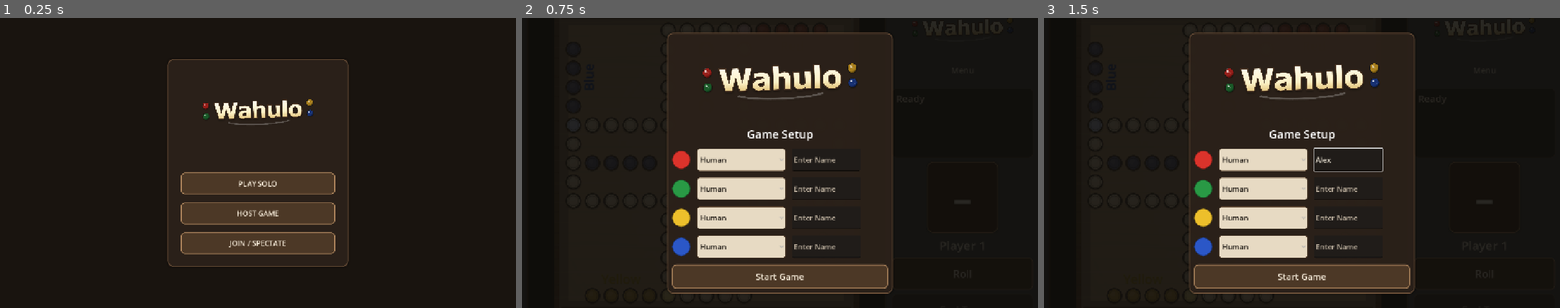
Above: before the commit, frames 1-3 (left to right).
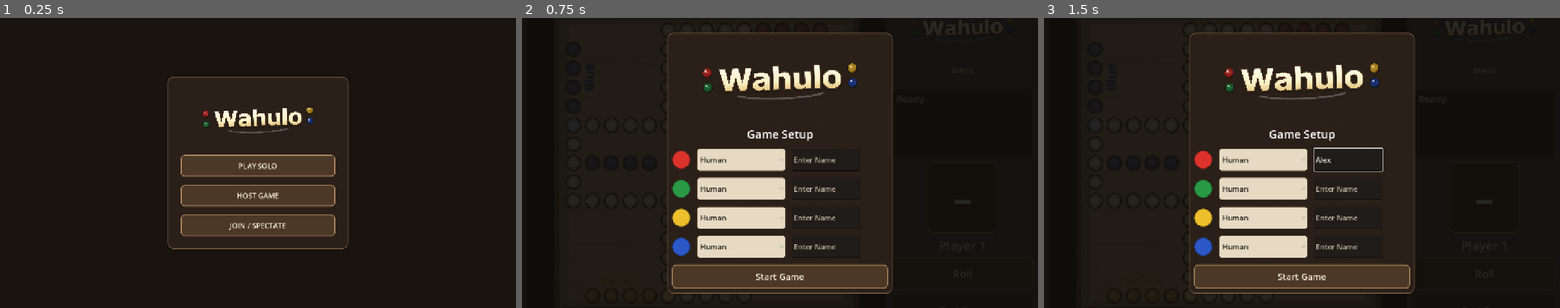
Above: after the commit, the same moments.

Repository: ItsTheMcCoy/wahoo-app
Game: Godot game, scene res://scenes/HomeScreen.tscn
The game is run twice, just before and just after one commit, with the same random seed, the same clock (stepped at 60 frames per second) and the same inputs.
Inputs (mouse positions are in pixels of both pictures, inside the frame that each line leads up to):
- Up to frame 1 (0.25 s): no input
- Up to frame 2 (0.75 s): click "PLAY SOLO" at 0.5 s
- Up to frame 3 (1.5 s): click (1348, 160) at 1.27 s; type "Alex" at 1.35 s

The runs differ from the first frame. In frame 1, 9.5% of the frame differs, in the area x 32-68%, y 14-86%; in frame 2, nothing differs; in frame 3, nothing differs.

Commit message:
Enlarge wordmark on homescreen: aspect-ratio height, remove spacer

Diff:
--- a/godot/scenes/HomeScreen.tscn
+++ b/godot/scenes/HomeScreen.tscn
@@ -36,13 +36,9 @@
 
 [node name="BrandTitle" type="TextureRect" parent="MainCenter/HomePanel/Content"]
 layout_mode = 2
-custom_minimum_size = Vector2(0, 375)
+custom_minimum_size = Vector2(0, 123)
 expand_mode = 1
 stretch_mode = 5
-
-[node name="Spacer" type="Control" parent="MainCenter/HomePanel/Content"]
-layout_mode = 2
-custom_minimum_size = Vector2(0, 20)
 
 [node name="PlaySoloButton" type="Button" parent="MainCenter/HomePanel/Content"]
 layout_mode = 2
--- a/godot/scripts/home_screen.gd
+++ b/godot/scripts/home_screen.gd
@@ -1,6 +1,7 @@
 extends Control
 
 const WORDMARK_TEXTURE = preload("res://assets/textures/wahulo_wordmark.png")
+const WORDMARK_ASPECT_RATIO := 1400.0 / 520.0
 
 # Main buttons
 @onready var _brand_title: TextureRect  = $MainCenter/HomePanel/Content/BrandTitle
@@ -95,14 +96,7 @@
 	home_width *= ui_scale
 	_home_content.custom_minimum_size = Vector2(home_width, 0)
 
-	var brand_height := 280
-	if mobile_landscape:
-		brand_height = 190
-	elif mobile_portrait:
-		brand_height = int(clampf(viewport_size.y * 0.34, 300.0, 460.0))
-	else:
-		brand_height = 240
-	brand_height = int(round(float(brand_height) * ui_scale))
+	var brand_height := int(round(home_width / WORDMARK_ASPECT_RATIO))
 	_brand_title.custom_minimum_size = Vector2(0, brand_height)
 
 	var main_button_height := 60
